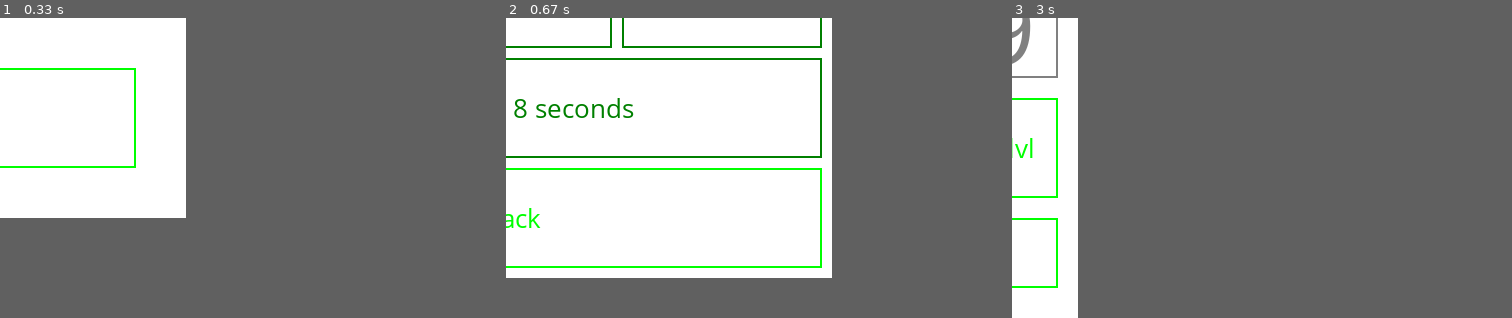
Above: before the commit, frames 1-3 (left to right).
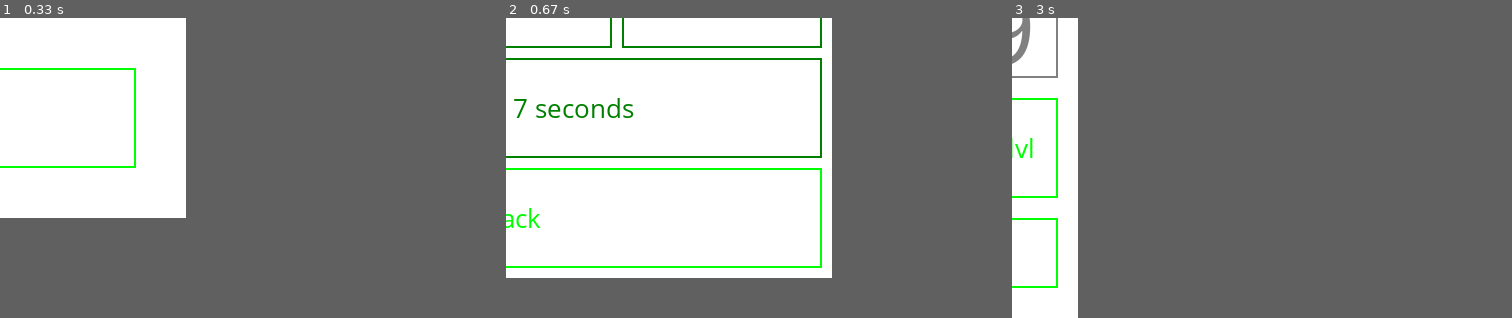
Above: after the commit, the same moments.

Repository: ramses44/PyGame_project
Game: pygame game, started from main_page.py
Two runs of this game, one before a commit and one after it. Both use one fixed random seed, a clock stepped at 60 frames per second and the inputs below.
Inputs (mouse positions are % of the whole screen's width and height, from its top left):
- Up to frame 1 (0.33 s): no input
- Up to frame 2 (0.67 s): click (25, 42) at 0.38 s
- Up to frame 3 (3 s): move the mouse to (55, 80) at 2.17 s; click (55, 80) at 2.33 s; move the mouse to (12, 11) at 2.63 s; click (12, 11) at 2.92 s
The pictures show only the part of the screen within x 31-81%, y 50-100%; the shares and areas given below are measured in that part.

Frame 1 is identical in both runs. In frame 2, 0.1% of the frame differs, in the area x 1-5%, y 27-34%; in frame 3, nothing differs.

Commit message:
Пофикшены баги (на самом деле убраны годные фичи): 1. застревание в платформах при слезании с лестницы 2. уперание персонажа в в 1 пиксель платформы

Diff:
--- a/game.py
+++ b/game.py
@@ -84,6 +84,9 @@
         self.rect.x, self.rect.y = pos
         self.angle = 0
 
+    def get_center(self):
+        return self.rect.x + self.rect.size[0] // 2, self.rect.y + self.rect.size[1] // 2
+
     def rotate(self, angle):
         """Метод поворота (наклона) платформы (платформа вращается вокруг центра. Передаётся угол"""
 
@@ -247,6 +250,9 @@
         self.mask = pygame.mask.from_surface(self.image)
         self.spawn(pos)
 
+    def get_center(self):
+        return self.rect.x + self.rect.size[0] // 2, self.rect.y + self.rect.size[1] // 2
+
     def move(self, platforms, ladders, barrels, booms, is_gameover, screen, flags, x=0, y=0):
         """Метод для передвижения персонажа. Передаётся перемещение по осям X и Y"""
 
@@ -259,12 +265,33 @@
 
         for _ in range(*sorted((x, 0))):
             self.rect = self.rect.move(delta, 0)
+            stop = False
+
+            ladds = pygame.sprite.spritecollide(self, ladders, dokill=False)
+            for ladd in ladds:
+                if pygame.sprite.collide_mask(self, ladd):
+                    self.climbing = True
+                    stop = True
+                    break
+            if stop:
+                continue
 
             ss = pygame.sprite.spritecollide(self, platforms, dokill=False)
             for s in ss:
                 if pygame.sprite.collide_mask(self, s):
+                    self.rect = self.rect.move(0, -3)
+                    ss2 = pygame.sprite.spritecollide(self, platforms, dokill=False)
+                    for s2 in ss2:
+                        if pygame.sprite.collide_mask(self, s):
+                            self.rect = self.rect.move(0, 3)
+                            break
+                    else:
+                        continue
                     self.rect = self.rect.move(-delta, 0)
+                    stop = True
                     break
+            if stop:
+                break
 
         delta = 1 if y > 0 else -1
         stop = False
@@ -281,16 +308,34 @@
                 if stop:
                     break
 
-            if pygame.sprite.spritecollideany(self, ladders) and not self.climbing:
-                break
-
-        ss = pygame.sprite.spritecollide(self, ladders, dokill=False)
-        for s in ss:
-            if pygame.sprite.collide_mask(self, s):
+            if not self.climbing:
+                ladds = pygame.sprite.spritecollide(self, ladders, dokill=False)
+                for ladd in ladds:
+                    if pygame.sprite.collide_mask(self, ladd):
+                        self.climbing = True
+                        stop = True
+                        break
+                if stop:
+                    break
+
+        ladds = pygame.sprite.spritecollide(self, ladders, dokill=False)
+        for ladd in ladds:
+            if pygame.sprite.collide_mask(self, ladd):
                 self.climbing = True
                 break
-        else:
-            self.climbing = False
+            else:
+                self.climbing = False
+
+        if not self.climbing:
+            plt = pygame.sprite.spritecollide(self, platforms, dokill=False)
+            for pl in plt:
+                if pygame.sprite.collide_mask(self, pl):
+                    if self.get_center()[1] > pl.get_center()[1] and pl.angle in (0, 180):
+                        while pygame.sprite.collide_mask(self, pl) and not self.climbing:
+                            self.rect.y += 1
+                    else:
+                        while pygame.sprite.collide_mask(self, pl) and not self.climbing:
+                            self.rect.y -= 1
 
         bs = pygame.sprite.spritecollide(self, barrels, dokill=False)
         for b in bs:
@@ -357,7 +402,6 @@
     def spawn(self, pos):
         self.rect.x, self.rect.y = pos[0], pos[1] - CHARACTER_SIZE[1]
 
-
 class Nothing(pygame.sprite.Sprite):
     """Класс используемый для тестирования всяких штук"""
 
Binary file changed: Map.db
Not shown, changed: dist/Map.db
